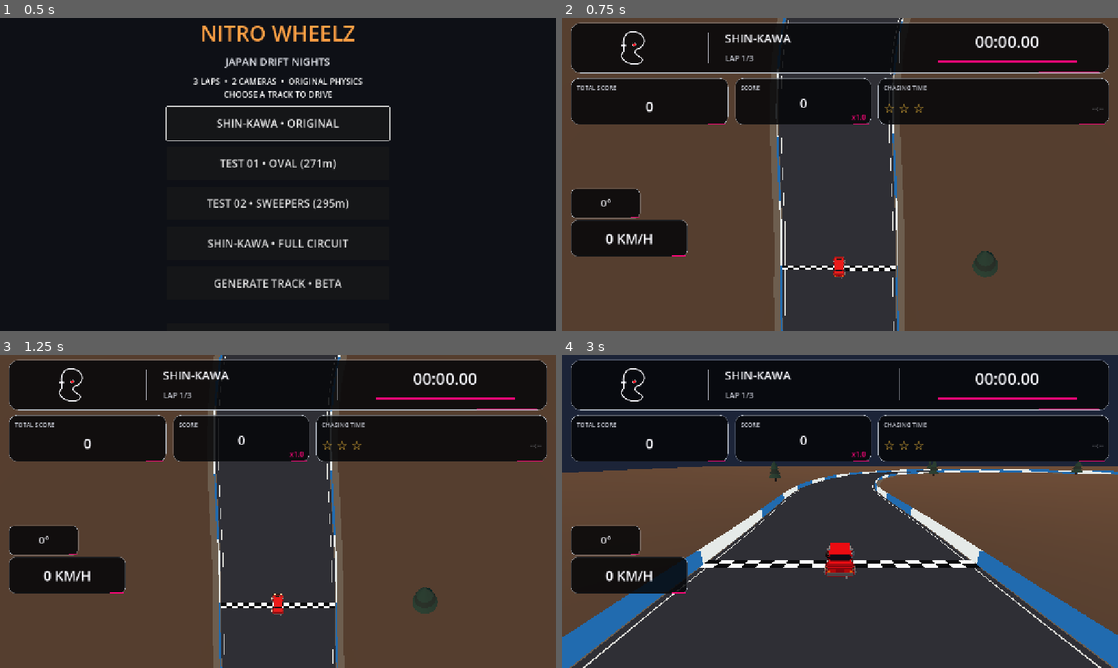
Above: before the commit, frames 1-4 (two rows, left to right).
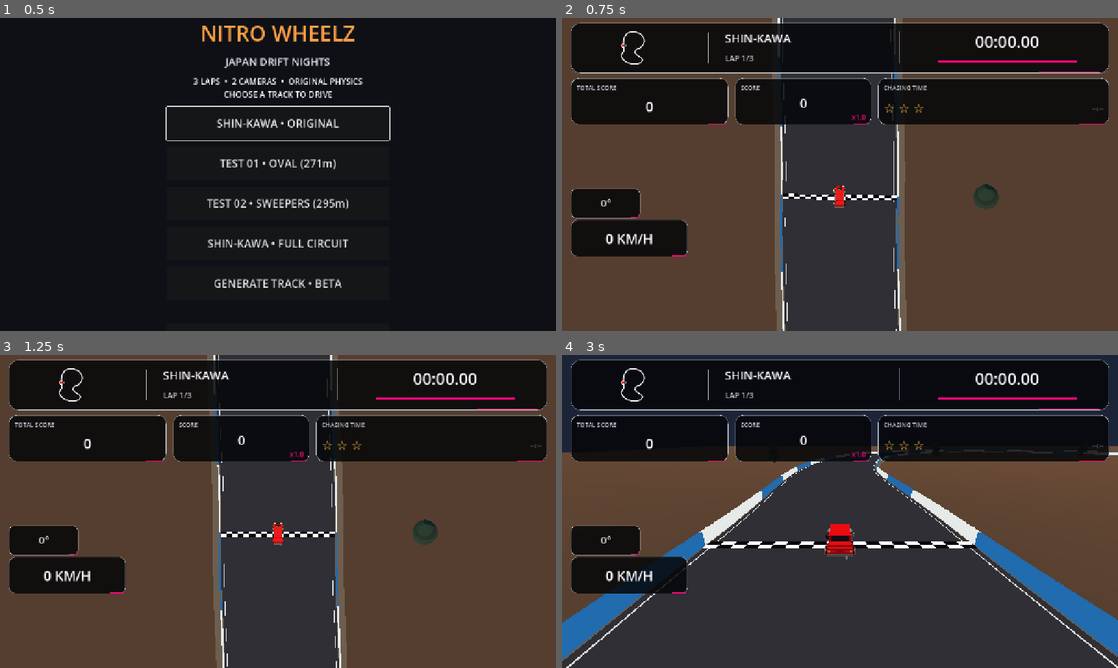
Above: after the commit, the same moments.

Repository: karllondor/Nitro-Wheelz-
Game: Godot game, scene res://scenes/boot.tscn
Two runs of this game, one before a commit and one after it. Both use one fixed random seed, a clock stepped at 60 frames per second and the inputs below.
Inputs (mouse positions are in pixels of both pictures, inside the frame that each line leads up to):
- Up to frame 1 (0.5 s): no input
- Up to frame 2 (0.75 s): click "SHIN-KAWA • ORIGINAL" at 0.5 s
- Up to frame 3 (1.25 s): no input
- Up to frame 4 (3 s): tap Enter at 1.25 s; move the mouse to (962, 495) at 1.27 s; hold D (move_right) 1.28-2 s; hold Space (action_primary) 1.28-2 s; click (962, 495) at 1.42 s; tap R (race_restart) at 2 s; drag from (728, 527) to (812, 574) at 2.02 s; move the mouse to (895, 442) at 2.77 s; hold D (move_right) from 2.78 s (still down); hold C (camera_toggle) from 2.78 s (still down)

Frame 1 is identical in both runs. In frame 2, 3.3% of the frame differs, in the area x 10-79%, y 0-100%; in frame 3, 3.4%; in frame 4, 14%, in the area x 0-100%, y 7-100%.

Commit message:
fix(v0.1.8): protect car safe area from pedals, connect live minimap position

Diff:
--- a/game/scripts/race/race.gd
+++ b/game/scripts/race/race.gd
@@ -108,7 +108,8 @@
     hud.name = "Lap / Speed / Score"
     overlay.add_child(hud)
     hud.set_anchors_and_offsets_preset(Control.PRESET_FULL_RECT)
-    hud.track_name = "SHIN-KAWA" if track.track_id=="shin_kawa_v2" else track.display_name
+    hud.track_name = "SHIN-KAWA" if track.track_id=="shin_kawa_v2" else (
+        "FULL CIRCUIT" if track.track_id=="shin_kawa_full_circuit" else track.display_name)
     hud.track_points = PackedVector2Array(track.centerline)
     hud.target_time = 75.0 if track.track_id=="benchmark_oval" else (
         90.0 if track.track_id=="benchmark_sweepers" else 0.0)
@@ -269,6 +270,8 @@
         (car_root as NitroLadaLowPoly).set_motion(model.steering_angle, model.signed_forward_speed_mps(), get_physics_process_delta_time())
     if hud != null:
         hud.race_time = time_elapsed
+        hud.car_world_position = model.position
+        hud.track_progress = float(track.sample_info(model.position)["progress"])
         hud.lap = lap
         hud.speed = model.speed_kmh()
         hud.reversing = model.is_reversing()
@@ -349,13 +352,14 @@
     var overhead_target: Vector3 = focus-drone_direction*17.0+Vector3.UP*82.0
     var pan_alpha: float = 1.0-exp(-5.0*maxf(delta,0.0))
     overhead.position = overhead.position.lerp(overhead_target,pan_alpha)
-    overhead.look_at(focus+drone_direction*22.0,Vector3.UP)
+    # Reduce the old forward look target: the car was pushed beneath pedals.
+    overhead.look_at(focus+drone_direction*5.0,Vector3.UP)
 
     var speed_lerp: float = clampf(model.speed_kmh()/120.0,0.0,1.0)
     var chase_back: float = lerpf(16.0,22.0,speed_lerp)
     var chase_height: float = lerpf(9.0,12.0,speed_lerp)
     var chase_target: Vector3 = car_position-f*chase_back+camera_velocity_lead*0.22+Vector3.UP*chase_height
-    var look_target: Vector3 = car_position+f*(4.0 if model.is_reversing() else 16.0)+camera_velocity_lead*0.48+Vector3.UP*0.8
+    var look_target: Vector3 = car_position+f*(2.0 if model.is_reversing() else 7.0)+camera_velocity_lead*0.32+Vector3.UP*0.8
     # A nearby wall must not snap the camera to the bumper.
     if chase_is_blocked:
         var candidate: Vector3 = chase_occlusion_point+Vector3.UP*3.5
